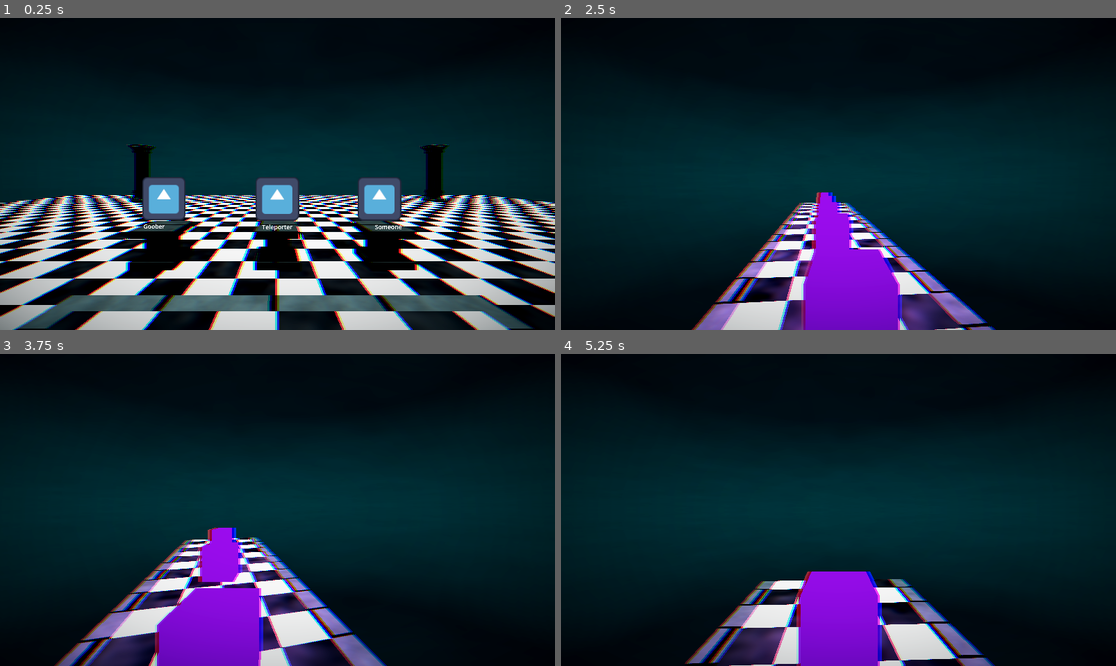
Above: before the commit, frames 1-4 (two rows, left to right).
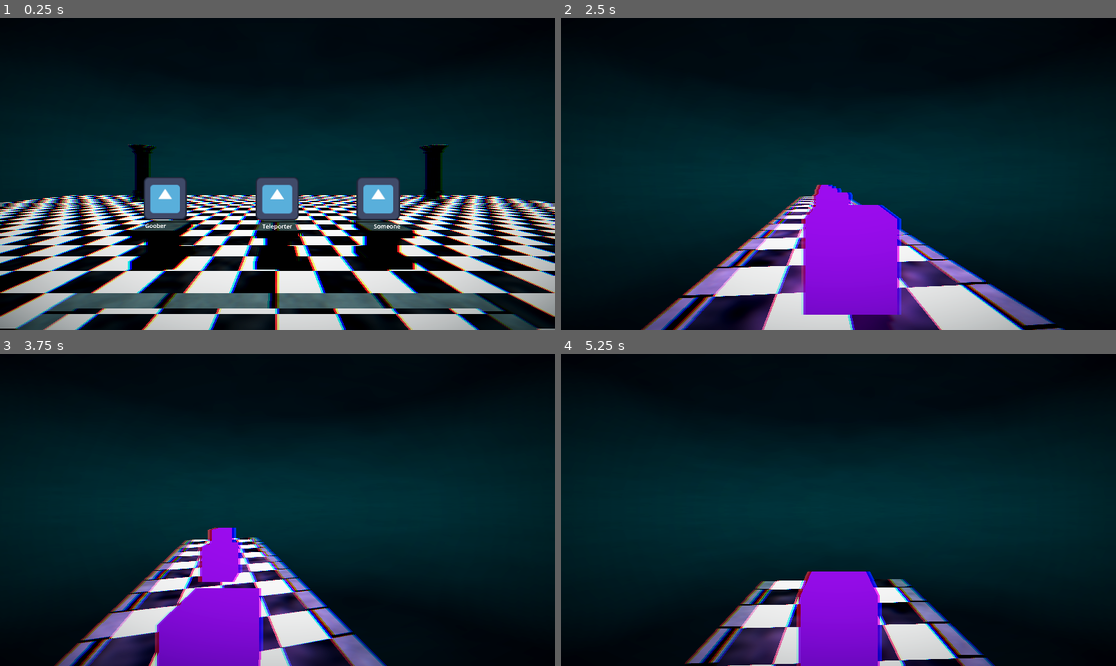
Above: after the commit, the same moments.

Repository: moonwavestudios/Voidscape
Game: Godot game, scene res://main.tscn
The game is run twice, just before and just after one commit, with the same random seed, the same clock (stepped at 60 frames per second) and the same inputs. The engine's default icon, where the game draws it, is replaced by a stand-in: a white triangle on a blue panel in a dark square.
Inputs (mouse positions are in pixels of both pictures, inside the frame that each line leads up to):
- Up to frame 1 (0.25 s): no input
- Up to frame 2 (2.5 s): tap Enter (ui_accept) at 0.5, 0.77, 1.52 s; move the mouse to (866, 174) at 0.52 s; hold Up (ui_up) from 0.53 s (still down); tap E (dash) at 0.6, 2.1 s; tap F (interact) at 1.25, 1.35 s; move the mouse to (810, 174) at 1.27 s; move the mouse to (849, 167) at 2.02 s
- Up to frame 3 (3.75 s): keep holding Up (ui_up); move the mouse to (271, 516) at 2.77 s; tap F (interact) at 2.85 s; tap Enter (ui_accept) at 3.02 s; move the mouse to (316, 513) at 3.52 s; tap E (dash) at 3.6 s
- Up to frame 4 (5.25 s): keep holding Up (ui_up); tap Enter (ui_accept) at 3.77, 4.52 s; move the mouse to (794, 506) at 4.27 s; tap F (interact) at 4.35 s; move the mouse to (844, 510) at 5.02 s; tap E (dash) at 5.1 s

The runs differ from the first frame. In frame 1, 17% of the frame differs, in the area x 0-100%, y 40-100%; in frame 2, 13%; in frame 3, less than 0.1%; in frame 4, less than 0.1%.

Commit message:
fixed a bunch of stuff

Diff:
--- a/main.tscn
+++ b/main.tscn
@@ -258,8 +258,9 @@
 transform = Transform3D(1, 0, 0, 0, 1, 0, 0, 0, 1, 0, 0.40083778, 0)
 
 [node name="lobby" parent="game" unique_id=398233627 instance=ExtResource("4_7mycd")]
+transform = Transform3D(1, 0, 0, 0, 1, 0, 0, 0, 1, 0, 0, -1195.6849)
 
 [node name="player" parent="." unique_id=1056688122 instance=ExtResource("3_h2yge")]
-transform = Transform3D(1, 0, 0, 0, 1, 0, 0, 0, 1, 0.0009835735, 2.1006432, 0.00013136864)
+transform = Transform3D(1, 0, 0, 0, 1, 0, 0, 0, 1, 0.0009835735, 2.1006432, -1195.6173)
 
 [connection signal="body_entered" from="game/Maps/Beacon" to="game" method="_on_beacon_body_entered"]
--- a/scenes/idk.tscn
+++ b/scenes/idk.tscn
@@ -260,3 +260,6 @@
 transform = Transform3D(1, 0, 0, 0, 1, 0, 0, 0, 1, 3.0320935, 1.5264828, -6.029953)
 visible = false
 omni_range = 2.940451
+
+[node name="PlayerSpawn" type="Marker3D" parent="." unique_id=841792290]
+transform = Transform3D(1, 0, 0, 0, 1, 0, 0, 0, 1, 0, 1.1829813, 0)
--- a/scenes/world_2.tscn
+++ b/scenes/world_2.tscn
@@ -108,7 +108,7 @@
 [sub_resource type="BoxShape3D" id="BoxShape3D_o7h1l"]
 size = Vector3(0.14935303, 0.9974365, 0.53580093)
 
-[node name="world_2" type="Node3D" unique_id=826004647]
+[node name="world_2" type="Node3D" unique_id=826004647 groups=["map"]]
 
 [node name="floor" type="StaticBody3D" parent="." unique_id=1901967184]
 transform = Transform3D(3.8134303, 0, 0, 0, 0.12740725, 0, 0, 0, 26.574448, 0, 0, 15.300276)
--- a/scenes/world_3.tscn
+++ b/scenes/world_3.tscn
@@ -111,7 +111,7 @@
 [sub_resource type="BoxMesh" id="BoxMesh_lkfvj"]
 material = SubResource("ShaderMaterial_m3jh3")
 
-[node name="world_3" type="Node3D" unique_id=609242260]
+[node name="world_3" type="Node3D" unique_id=609242260 groups=["map"]]
 
 [node name="floor" type="StaticBody3D" parent="." unique_id=1663218210]
 transform = Transform3D(3.8134303, 0, 0, 0, 0.12740725, 0, 0, 0, 26.574448, 0, 0, 15.300276)
--- a/scenes/world_4.tscn
+++ b/scenes/world_4.tscn
@@ -186,7 +186,7 @@
 [sub_resource type="BoxMesh" id="BoxMesh_cc3um"]
 material = SubResource("ShaderMaterial_puv4i")
 
-[node name="world_4" type="Node3D" unique_id=272024478]
+[node name="world_4" type="Node3D" unique_id=272024478 groups=["map"]]
 
 [node name="floor4" type="StaticBody3D" parent="." unique_id=1425657736]
 transform = Transform3D(-1.6669031e-07, 0, 26.574446, 0, 0.12740724, 0, -3.8134298, 0, -1.161606e-06, -15.244451, 0, -0.13537788)
--- a/scenes/world_5.tscn
+++ b/scenes/world_5.tscn
@@ -231,7 +231,7 @@
 [sub_resource type="BoxShape3D" id="BoxShape3D_83vmh"]
 size = Vector3(0.026351929, 0.9974365, 1.3358841)
 
-[node name="world_5" type="Node3D" unique_id=268637708]
+[node name="world_5" type="Node3D" unique_id=268637708 groups=["map"]]
 
 [node name="middle" type="StaticBody3D" parent="." unique_id=1184596321]
 transform = Transform3D(4, 0, 0, 0, 0.552, 0, 0, 0, 4, 0, 0, 0)
--- a/scripts/game.gd
+++ b/scripts/game.gd
@@ -85,6 +85,10 @@
 	remove_maps()
 	$lobby.visible = true
 	$Maps.visible = false
+	$lobby.start_selection()
+
+	for players in get_players():
+		players.global_position = $Maps/lobby/PlayerSpawn.position
 
 func remove_maps():
 	for floor_instance in generated_floors:
